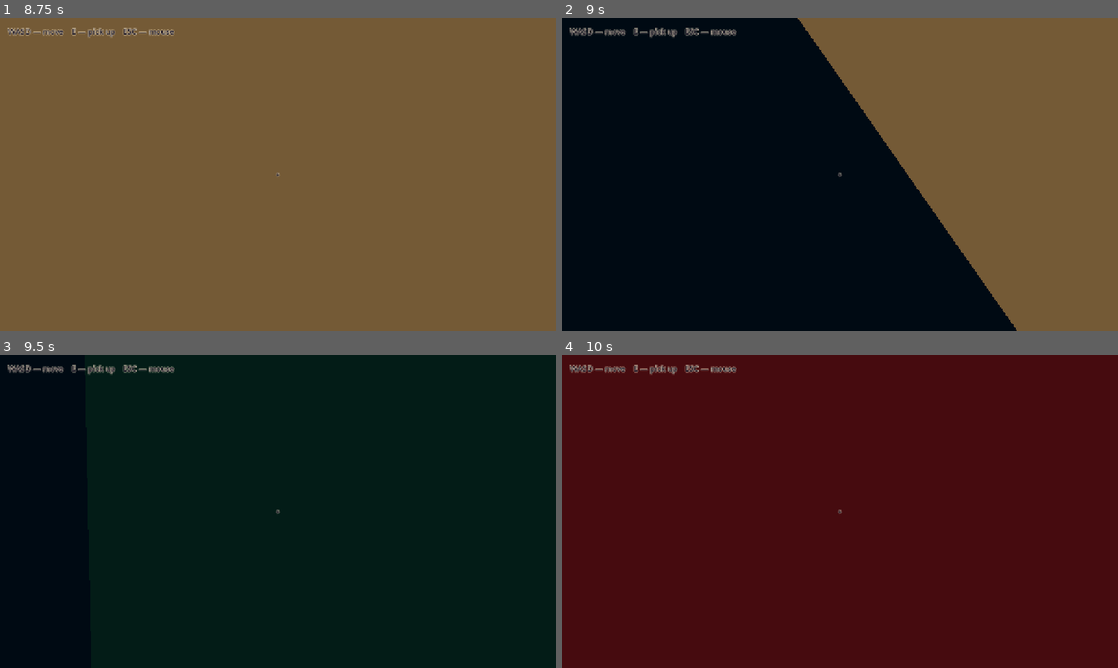
Above: before the commit, frames 1-4 (two rows, left to right).
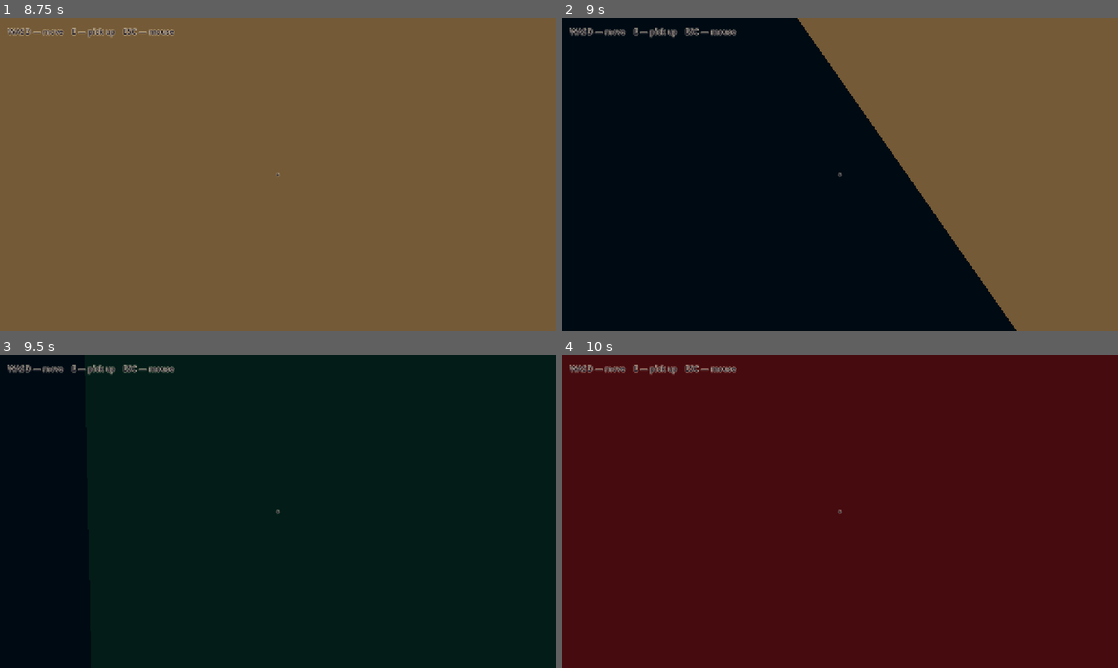
Above: after the commit, the same moments.

Repository: DanileM/Check-Please-
Game: Godot game, scene res://scenes/main.tscn
The game is run twice, just before and just after one commit, with the same random seed, the same clock (stepped at 60 frames per second) and the same inputs.
Inputs (mouse positions are in pixels of both pictures, inside the frame that each line leads up to):
- Up to frame 1 (8.75 s): tap Enter at 0.5, 8 s; move the mouse to (305, 174) at 0.52 s; hold E (interact_pickup) 0.53-1.28 s; hold W 0.53-5.78 s; move the mouse to (250, 174) at 1.27 s; click (250, 174) at 1.35 s; move the mouse to (289, 168) at 2.02 s; hold E (interact_pickup) 2.03-2.78 s; move the mouse to (272, 180) at 2.77 s; click (272, 180) at 2.85 s; move the mouse to (316, 177) at 3.52 s; hold E (interact_pickup) 3.53-4.28 s; move the mouse to (233, 171) at 4.27 s; click (233, 171) at 4.35 s; move the mouse to (283, 174) at 5.02 s; hold E (interact_pickup) 5.03-5.78 s; move the mouse to (255, 168) at 5.77 s; hold D 5.78-6.53 s; click (255, 168) at 5.85 s; move the mouse to (305, 174) at 6.52 s; hold E (interact_pickup) 6.53-7.28 s; hold W from 6.53 s (still down); tap Space at 7.25 s; move the mouse to (250, 174) at 7.27 s; click (250, 174) at 7.35 s; move the mouse to (289, 168) at 8.02 s; hold E (interact_pickup) from 8.03 s (still down)
- Up to frame 2 (9 s): tap Space at 8.75 s; move the mouse to (834, 180) at 8.77 s; release W at 8.78 s; release E (interact_pickup) at 8.78 s; hold A from 8.78 s (still down); click (834, 180) at 8.85 s
- Up to frame 3 (9.5 s): keep holding A
- Up to frame 4 (10 s): move the mouse to (878, 514) at 9.52 s; release A at 9.53 s; hold W from 9.53 s (still down); hold E (interact_pickup) from 9.53 s (still down)

Frame 1 is identical in both runs. In frame 2, less than 0.1% of the frame differs, in the area x 42-82%, y 0-100%; in frame 3, less than 0.1%; in frame 4, nothing differs.

Commit message:
fix: restore contextual payment targeting

Diff:
--- a/scenes/characters/customer.tscn
+++ b/scenes/characters/customer.tscn
@@ -10,12 +10,25 @@
 radius = 0.36
 height = 1.55
 
+[sub_resource type="SphereShape3D" id="PaymentInteractionShape"]
+radius = 0.46
+
 [node name="Customer" type="CharacterBody3D"]
 script = ExtResource("2_script")
 
 [node name="CollisionShape3D" type="CollisionShape3D" parent="."]
 position = Vector3(0, 0.78, 0)
 shape = SubResource("Capsule_customer")
+
+[node name="PaymentInteractionArea" type="Area3D" parent="."]
+collision_layer = 0
+collision_mask = 0
+monitoring = false
+monitorable = false
+
+[node name="CollisionShape3D" type="CollisionShape3D" parent="PaymentInteractionArea"]
+position = Vector3(0, 1.04, 0.58)
+shape = SubResource("PaymentInteractionShape")
 
 [node name="Visual" type="Node3D" parent="."]
 
--- a/scenes/props/burger_plate.tscn
+++ b/scenes/props/burger_plate.tscn
@@ -14,7 +14,6 @@
 display_name = "Burger"
 item_kind = &"burger_plate"
 placeable = true
-tooltip_height = 0.42
 carry_position = Vector3(0.28, -0.3, -0.82)
 carry_rotation_degrees = Vector3(-7, -16, 4)
 
--- a/scenes/props/payment_terminal.tscn
+++ b/scenes/props/payment_terminal.tscn
@@ -18,7 +18,6 @@
 display_name = "Payment Terminal"
 item_kind = &"payment_terminal"
 placeable = false
-tooltip_height = 0.32
 carry_position = Vector3(0.43, -0.30, -0.82)
 carry_rotation_degrees = Vector3(-10, -24, 6)
 carry_scale = Vector3(3.7, 3.7, 3.7)
--- a/scripts/customer_controller.gd
+++ b/scripts/customer_controller.gd
@@ -58,6 +58,7 @@
 
 @onready var visual: Node3D = $Visual
 @onready var standing_collision_shape: CollisionShape3D = $CollisionShape3D
+@onready var payment_interaction_area: Area3D = $PaymentInteractionArea
 @onready var model_root: Node3D = $Visual/CustomerModel
 @onready var emotion_anchor: Node3D = $EmotionAnchor
 @onready var emotion_label: Label3D = $EmotionAnchor/EmotionLabel
@@ -112,6 +113,7 @@
     emotion_label.modulate.a = 0.0
     emotion_label.visible = false
     _set_standing_collision_enabled(true)
+    _set_payment_interaction_target_enabled(false)
 
 
 func configure(station: TableStation, entry: Marker3D, exit: Marker3D) -> void:
@@ -343,6 +345,7 @@
 
 func _set_seating_state(next_state: SeatingState) -> void:
     seating_state = next_state
+    _set_payment_interaction_target_enabled(next_state == SeatingState.WAIT_FOR_PAYMENT)
     var state_target: Node3D = head_look_target
     var should_track := (
         next_state == SeatingState.CALL_WAITER
@@ -360,6 +363,14 @@
         head_look_modifier.set_head_look_target(state_target)
     set_head_look_enabled(should_track)
     seating_state_changed.emit(SeatingState.keys()[next_state])
+
+
+func _set_payment_interaction_target_enabled(enabled: bool) -> void:
+    if payment_interaction_area == null:
+        return
+    payment_interaction_area.collision_layer = 1 if enabled else 0
+    payment_interaction_area.monitoring = enabled
+    payment_interaction_area.monitorable = enabled
 
 
 func set_head_look_target(target: Node3D) -> void:
--- a/scripts/interaction_tooltip.gd
+++ b/scripts/interaction_tooltip.gd
@@ -3,17 +3,20 @@
 
 # Shared world-label language. Keep these values here so physical interaction
 # targets never acquire per-scene typography or scale rules.
-const TOOLTIP_FONT_SIZE := 26
-const TOOLTIP_OUTLINE_SIZE := 5
+const TOOLTIP_FONT_SIZE := 22
+const TOOLTIP_OUTLINE_SIZE := 4
 const TOOLTIP_PIXEL_SIZE := 0.0035
 const TOOLTIP_COLOR := Color("#fff0c8")
 const TOOLTIP_OUTLINE_COLOR := Color("#2a202c")
+const TOOLTIP_OBJECT_MARGIN := 0.08
 
 var _follow_target: Node3D
 var _follow_height := 0.0
+var _follow_visual_bounds := false
+var _visual_meshes: Array[MeshInstance3D] = []
 
 
-static func create_label(label_name: StringName, label_text: String, local_height: float) -> InteractionTooltip:
+static func create_label(label_name: StringName, label_text: String, local_height: float = 0.0) -> InteractionTooltip:
 	var tooltip := InteractionTooltip.new()
 	tooltip.name = label_name
 	tooltip._follow_height = local_height
@@ -33,9 +36,21 @@
 func follow_target(target: Node3D, local_height: float = _follow_height) -> void:
 	_follow_target = target
 	_follow_height = local_height
+	_follow_visual_bounds = false
+	_visual_meshes.clear()
 	top_level = true
 	# Detach both transform inheritance and the scale captured when Label3D was
 	# parented, so a 3D prop's import scale cannot enlarge its world text.
+	scale = Vector3.ONE
+	_sync_position()
+
+
+func follow_visual_bounds(target: Node3D) -> void:
+	_follow_target = target
+	_follow_visual_bounds = true
+	_visual_meshes.clear()
+	_cache_visual_meshes(target)
+	top_level = true
 	scale = Vector3.ONE
 	_sync_position()
 
@@ -45,5 +60,38 @@
 
 
 func _sync_position() -> void:
-	if _follow_target and is_instance_valid(_follow_target):
-		global_position = _follow_target.to_global(Vector3(0.0, _follow_height, 0.0))
+	if _follow_target == null or not is_instance_valid(_follow_target):
+		return
+	if _follow_visual_bounds:
+		var bounds_anchor := get_visual_bounds_top_center()
+		if bounds_anchor.is_finite():
+			global_position = bounds_anchor + Vector3.UP * TOOLTIP_OBJECT_MARGIN
+			return
+	global_position = _follow_target.to_global(Vector3(0.0, _follow_height, 0.0))
+
+
+func get_visual_bounds_top_center() -> Vector3:
+	var minimum := Vector3.INF
+	var maximum := -Vector3.INF
+	var has_bounds := false
+	for mesh in _visual_meshes:
+		if mesh == null or not is_instance_valid(mesh) or mesh.mesh == null or not mesh.is_visible_in_tree():
+			continue
+		var local_bounds := mesh.mesh.get_aabb()
+		for x in [local_bounds.position.x, local_bounds.end.x]:
+			for y in [local_bounds.position.y, local_bounds.end.y]:
+				for z in [local_bounds.position.z, local_bounds.end.z]:
+					var point := mesh.to_global(Vector3(x, y, z))
+					minimum = minimum.min(point)
+					maximum = maximum.max(point)
+					has_bounds = true
+	if not has_bounds:
+		return Vector3(NAN, NAN, NAN)
+	return Vector3((minimum.x + maximum.x) * 0.5, maximum.y, (minimum.z + maximum.z) * 0.5)
+
+
+func _cache_visual_meshes(node: Node) -> void:
+	if node is MeshInstance3D:
+		_visual_meshes.append(node)
+	for child in node.get_children():
+		_cache_visual_meshes(child)
--- a/scripts/pickup_item.gd
+++ b/scripts/pickup_item.gd
@@ -7,7 +7,6 @@
 @export var display_name := "Burger"
 @export var item_kind: StringName = &"burger_plate"
 @export var placeable := true
-@export var tooltip_height := 0.48
 
 @export_group("Carry Pose")
 @export var carry_position := Vector3(0.28, -0.30, -0.82)
@@ -107,13 +106,15 @@
 		display_name = "Plate"
 		item_kind = &"empty_plate"
 		placeable = false
+		if _tooltip:
+			_tooltip.text = display_name
 
 
 func _build_tooltip() -> void:
 
-	_tooltip = InteractionTooltip.create_label(&"WorldTooltip", display_name, tooltip_height)
+	_tooltip = InteractionTooltip.create_label(&"WorldTooltip", display_name)
 	add_child(_tooltip)
-	_tooltip.follow_target(self, tooltip_height)
+	_tooltip.follow_visual_bounds(self)
 
 
 func _cache_colliders(node: Node) -> void:
--- a/scripts/player_controller.gd
+++ b/scripts/player_controller.gd
@@ -3,7 +3,11 @@
 @export var move_speed := 4.2
 @export var mouse_sensitivity := 0.0022
 @export var acceleration := 14.0
-@export var interaction_distance := 3.0
+
+@export_group("Interaction Ranges")
+@export var world_pickup_distance := 7.5
+@export var held_item_action_distance := 3.0
+@export var payment_action_distance := 3.0
 
 @export_group("Held Item Collision")
 @export var held_item_collision_radius := 0.16
@@ -31,7 +35,7 @@
 func _ready() -> void:
     Input.mouse_mode = Input.MOUSE_MODE_CAPTURED
     hint.text = "WASD — move    E — pick up    ESC — mouse"
-    ray.target_position.z = -interaction_distance
+    ray.target_position.z = -world_pickup_distance
     _held_item_probe.radius = held_item_collision_radius + held_item_wall_padding
 
 func _unhandled_input(event: InputEvent) -> void:
@@ -152,15 +156,25 @@
     if collider == null:
         _set_interaction_target(null)
         return
+    var hit_distance := camera.global_position.distance_to(ray.get_collision_point())
     var target_node: Node = collider
     while target_node != null:
-        if _is_payment_customer_target(target_node):
+        if _is_payment_customer_target(target_node) and hit_distance <= payment_action_distance:
             _set_interaction_target(target_node)
             return
-        if target_node.is_in_group("pickup_item") and target_node.can_interact():
+        if (
+            target_node.is_in_group("pickup_item")
+            and target_node.can_interact()
+            and hit_distance <= world_pickup_distance
+        ):
             _set_interaction_target(target_node)
             return
-        if target_node.is_in_group("table_station") and has_held_item() and target_node.can_place_item(held_item):
+        if (
+            target_node.is_in_group("table_station")
+            and has_held_item()
+            and target_node.can_place_item(held_item)
+            and hit_distance <= held_item_action_distance
+        ):
             _set_interaction_target(target_node)
             return
         target_node = target_node.get_parent()
Not shown: 1 places in scenes/characters/customer.tscn that only renumber resources
Not shown, changed: tasks/plan.md
Not shown, changed: tasks/todo.md
